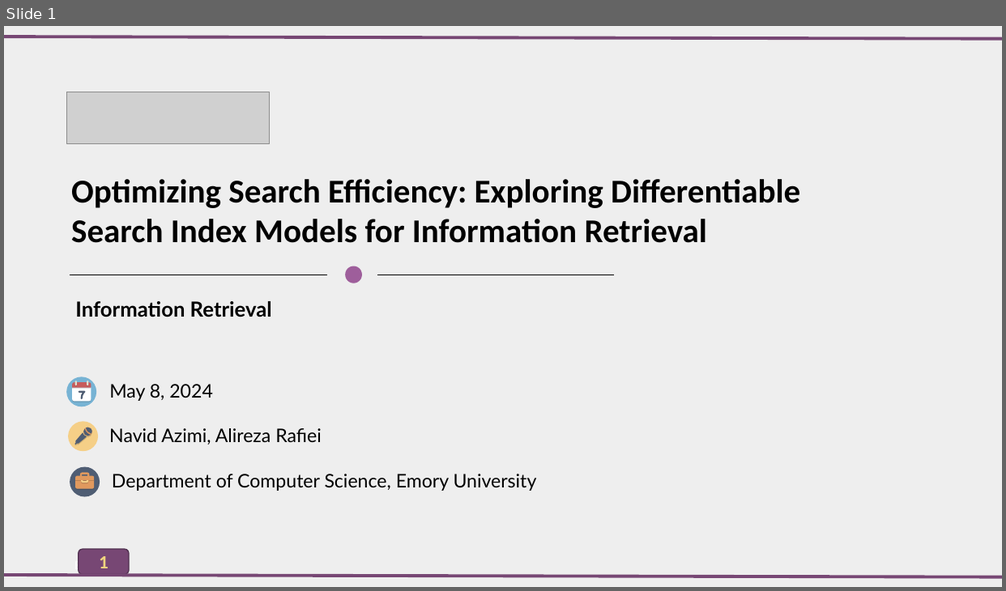
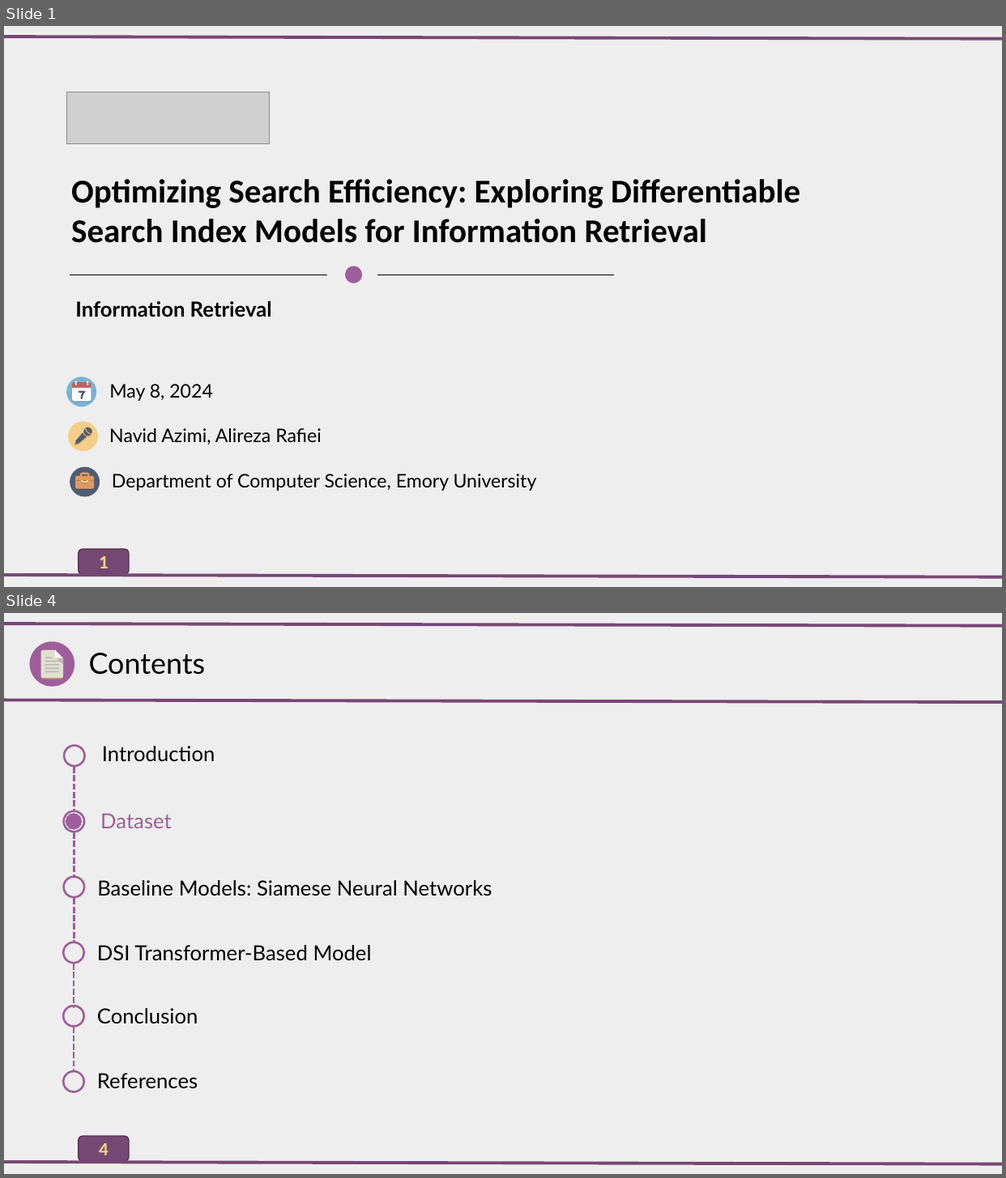
Before and after one commit to AlirezaAccelerates/IR_DSI_project, a slide deck: D/[P] Information Retrieval Project.pptx. Shown one above the other, each under a label of ours: slide 1 before the commit, slides 1 and 4 after it; the slides between them are not shown. The pictures are 1006x591 and 1006x1178 pixels, drawn with LibreOffice and Linux fonts; fonts in the diff are those of the drawing; grey boxes stand for pictures. Boxes give left, top, right and bottom in pixels: in the first picture for what was removed or moved away, otherwise in the second. Text is boxed around its words. In the diff, an @@ line names an element or a change of style, - is before the commit and + after.

```diff
--- a/D/[P] Information Retrieval Project.pptx
+++ b/D/[P] Information Retrieval Project.pptx
@@ slide 4 added at (4,613,1002,1174), background #EEEEEE; not listed: 1 template element that a slide beside it also shows @@
@@ line added from (4, 624) to (1002, 626), #764674 3 pt @@
@@ text added at (89,653,206,675), 28 pt, text #000000 @@
+Contents
@@ group added at (29,641,74,687): 7 freeform shapes, 4 rectangles, 1 ellipse @@
@@ line added from (4, 700) to (1002, 702), #764674 3 pt @@
@@ ellipse added at (64,746,85,766), outline #9E5E9B 2 pt @@
@@ text added at (102,746,215,762), 20 pt, text #000000 @@
+Introduction
@@ line added from (74, 766) to (74, 811), #9E5E9B 2 pt dashed @@
@@ ellipse added at (64,811,85,833), outline #9E5E9B 2 pt @@
@@ ellipse added at (67,815,81,828), fill #9E5E9B, outline #9E5E9B 2 pt @@
@@ text added at (100,813,172,828), 20 pt, text #9E5E9B @@
+Dataset
@@ line added from (74, 833) to (74, 876), #9E5E9B 2 pt dashed @@
@@ ellipse added at (64,876,85,897), outline #9E5E9B 2 pt @@
@@ line added from (74, 898) to (74, 943), #9E5E9B 2 pt dashed @@
@@ text added at (97,880,492,897), 20 pt, text #000000 @@
+Baseline Models: Siamese Neural Networks
@@ ellipse added at (63,943,84,964), outline #9E5E9B 2 pt @@
@@ text added at (97,945,372,961), 20 pt, text #000000 @@
+DSI Transformer-Based Model
@@ line added from (74, 964) to (74, 1008), #9E5E9B 2 pt dashed @@
@@ ellipse added at (63,1006,84,1027), outline #9E5E9B 2 pt @@
@@ text added at (97,1008,198,1024), 20 pt, text #000000 @@
+Conclusion
@@ line added from (74, 1027) to (74, 1072), #9E5E9B 2 pt dashed @@
@@ ellipse added at (63,1072,84,1093), outline #9E5E9B 2 pt @@
@@ text added at (97,1073,198,1089), 20 pt, text #000000 @@
+References
@@ rounded rectangle added at (78,1136,128,1161), fill #764674, outline #4F2F4E 1 pt, 18 pt, text #F0D47F, bold @@
+4
@@ line added from (4, 1162) to (1002, 1165), #764674 3 pt @@
```
Also in this commit, not shown: 16 other slides added, 1 slide removed, 1 other file.
